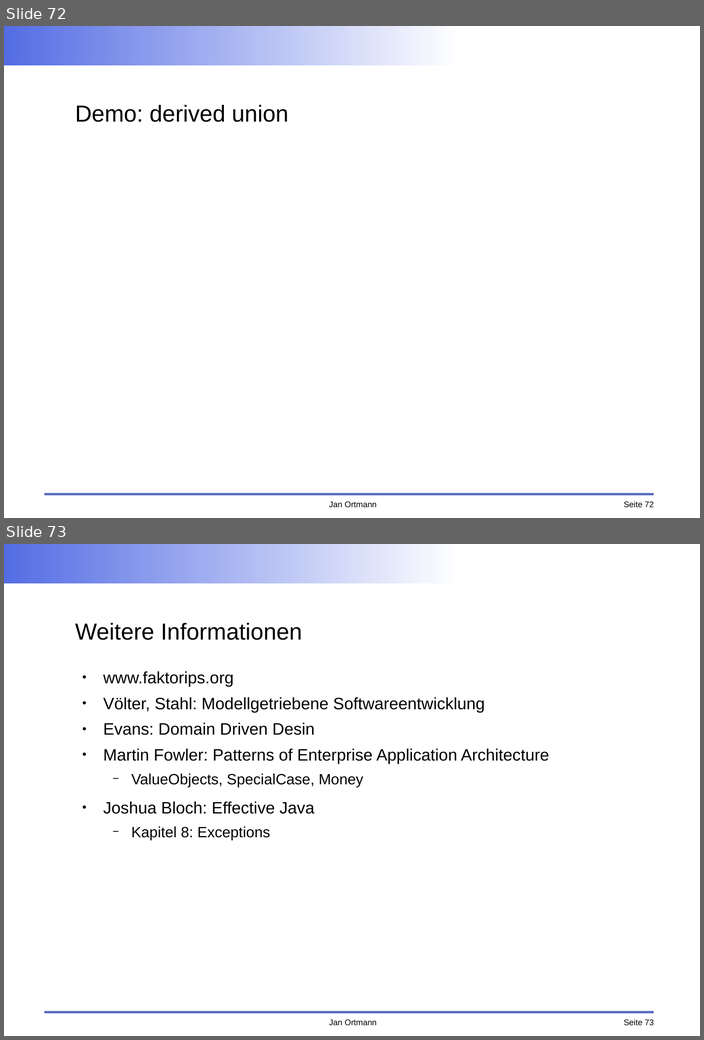
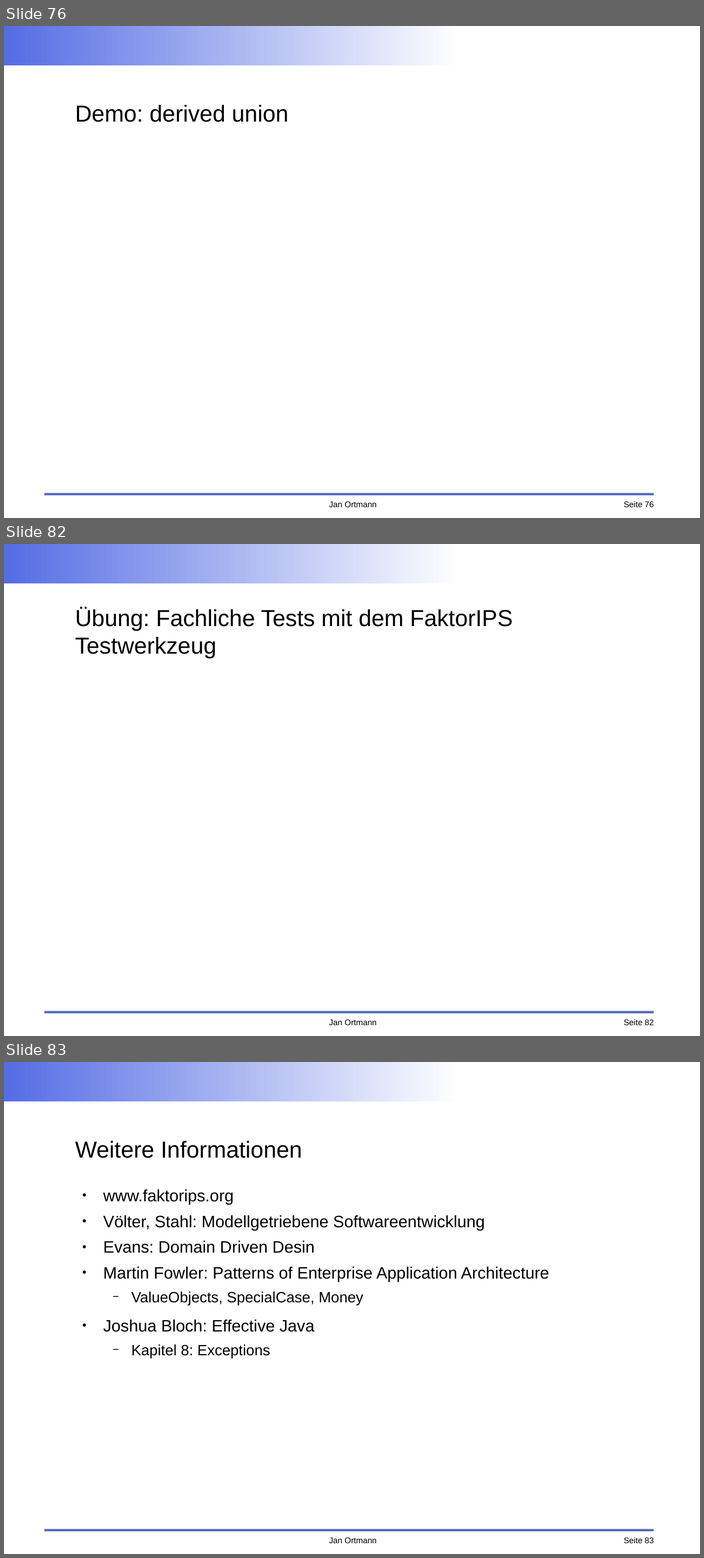
Before and after one commit to faktorips/faktorips.base, a slide deck: org.faktorips.doc/schulung/anwendungsentwicklung/FaktorIPS-Schulung.odp. Shown one above the other, each under a label of ours: slides 72 and 73 before the commit, slides 76, 82 and 83 after it; the slides between them are not shown. The pictures are 704x1040 and 704x1558 pixels, drawn with LibreOffice and Linux fonts; fonts in the diff are those of the drawing; background and template pictures are left out. Boxes give left, top, right and bottom in pixels: in the first picture for what was removed or moved away, otherwise in the second. Text is boxed around its words. In the diff, an @@ line names an element or a change of style, - is before the commit and + after.

```diff
--- a/org.faktorips.doc/schulung/anwendungsentwicklung/FaktorIPS-Schulung.odp
+++ b/org.faktorips.doc/schulung/anwendungsentwicklung/FaktorIPS-Schulung.odp
@@ slide 82 added at (4,544,700,1036), background #FFFFFF; not listed: 4 template elements that a slide beside it also shows @@
@@ title added at (75,607,512,658), 28 pt, text #000000 @@
+Übung: Fachliche Tests mit dem FaktorIPS Testwerkzeug
@@ what was slide 72 is now slide 76 @@
@@ page number at (623,501,654,507): text changed @@
-Seite 72
+Seite 76
@@ what was slide 73 is now slide 83 @@
@@ page number at (623,1537,654,1543): text changed @@
-Seite 73
+Seite 83
```
Also in this commit, not shown: 14 slides changed, 10 other slides added, 1 slide removed, 11 other files.
